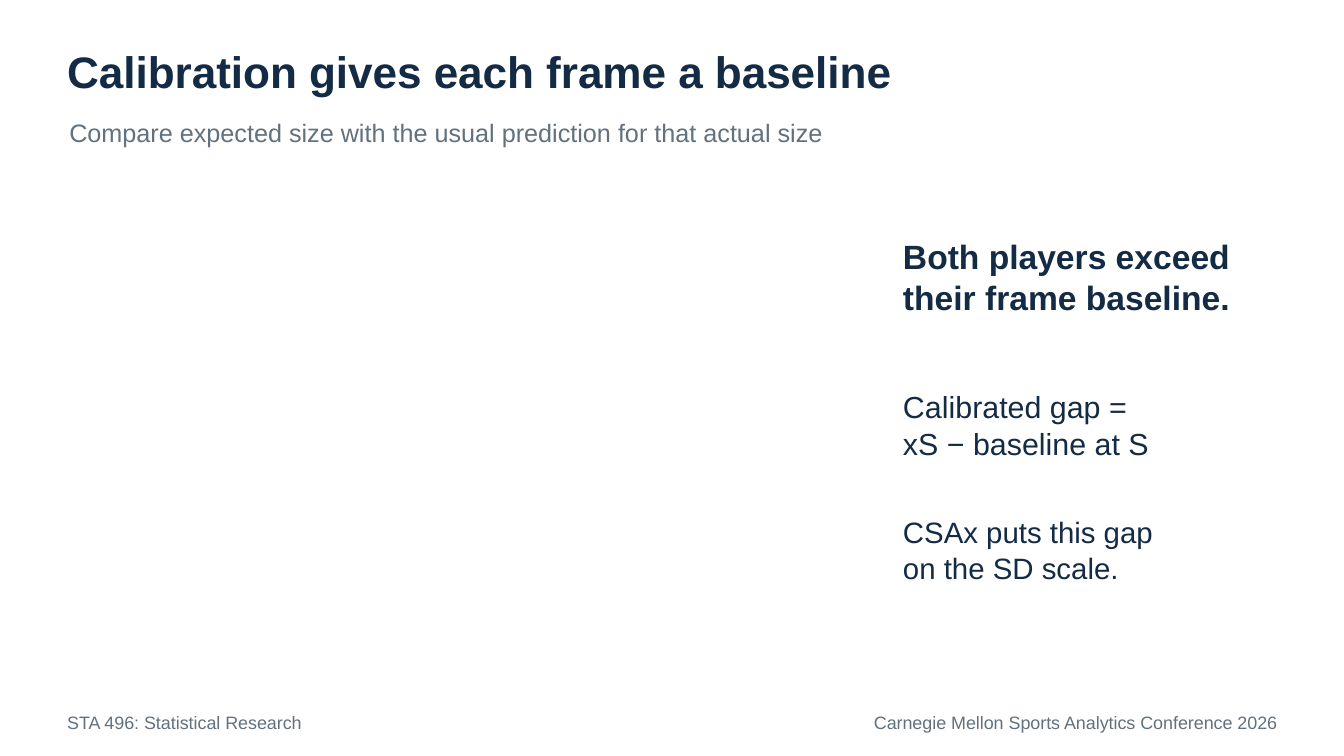
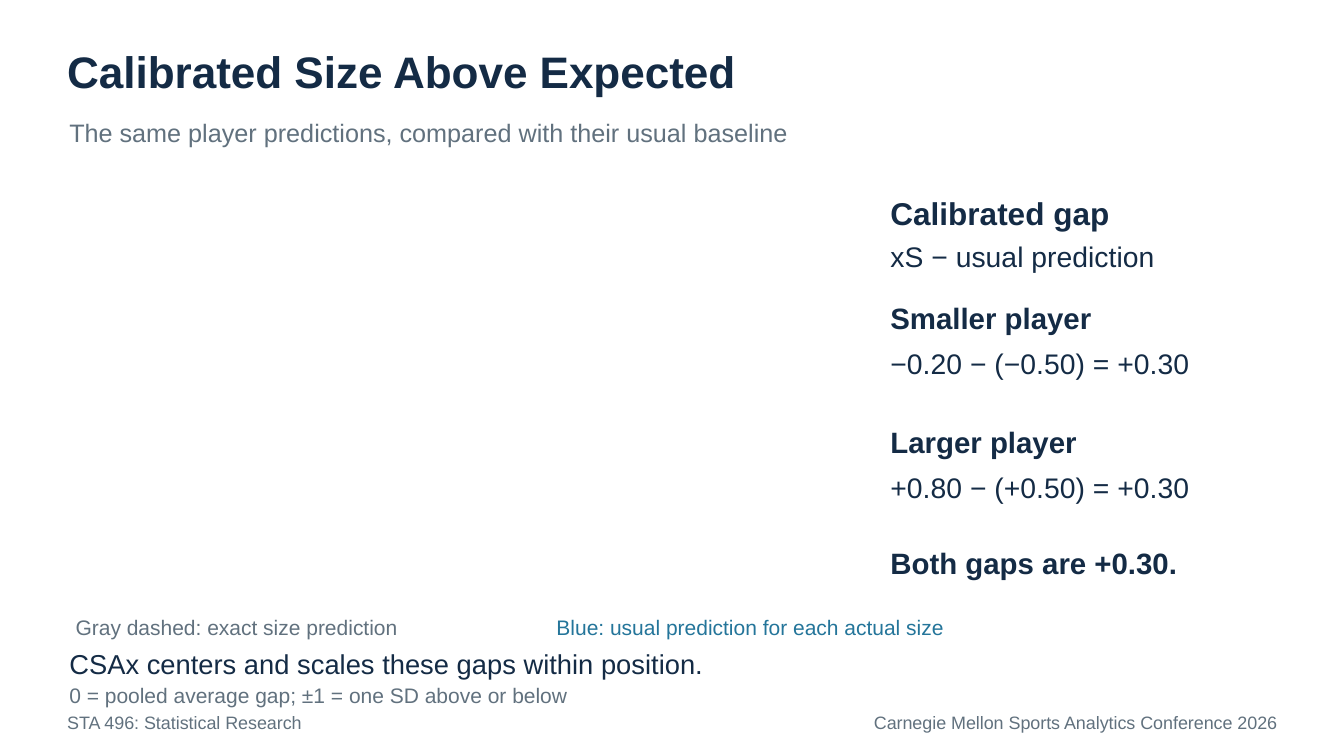
Before and after one commit to RentoSaijo/CSAx_STA496, a slide deck: slide 18 of reports/presentation.pptx. Drawn at 1344x756 pixels with LibreOffice and Linux fonts; fonts in the diff are those of the drawing. Boxes give left, top, right and bottom in pixels: in the first picture for what was removed or moved away, otherwise in the second. Text is boxed around its words. In the diff, an @@ line names an element or a change of style, - is before the commit and + after.

Commit message:
Clarify calibration examples

```diff
--- a/reports/presentation.pptx
+++ b/reports/presentation.pptx
@@ text at <box>67,56,736,96</box>: text changed @@
-Calibration gives each frame a baseline
+Calibrated Size Above Expected
@@ text at <box>69,124,788,147</box>: text changed @@
-Compare expected size with the usual prediction for that actual size
+The same player predictions, compared with their usual baseline
@@ text added at <box>890,202,1109,231</box>, 22.5 pt, text #142B45, bold @@
+Calibrated gap
@@ text added at <box>890,246,1154,273</box>, 20.2 pt, text #142B45 @@
+xS − usual prediction
@@ text removed at <box>903,244,1230,311</box> @@
-Both players exceed
-their frame baseline.
@@ text added at <box>890,307,1092,335</box>, 21 pt, text #142B45, bold @@
+Smaller player
@@ text added at <box>890,353,1189,380</box>, 20.2 pt, text #142B45 @@
+−0.20 − (−0.50) = +0.30
@@ text removed at <box>903,396,1148,456</box> @@
-Calibrated gap =
-xS − baseline at S
@@ text added at <box>890,431,1077,459</box>, 21 pt, text #142B45, bold @@
+Larger player
@@ text added at <box>890,477,1189,504</box>, 20.2 pt, text #142B45 @@
++0.80 − (+0.50) = +0.30
@@ text removed at <box>903,521,1153,580</box> @@
-CSAx puts this gap
-on the SD scale.
@@ text added at <box>890,552,1176,580</box>, 21 pt, text #142B45, bold @@
+Both gaps are +0.30.
@@ text added at <box>76,620,397,639</box>, 15 pt, text #61717E @@
+Gray dashed: exact size prediction
@@ text added at <box>556,619,943,639</box>, 15 pt, text #24759A @@
+Blue: usual prediction for each actual size
@@ text added at <box>69,654,703,678</box>, 19.5 pt, text #142B45 @@
+CSAx centers and scales these gaps within position.
@@ text added at <box>69,688,567,707</box>, 15 pt, text #61717E @@
+0 = pooled average gap; ±1 = one SD above or below
```
Also in this commit, not shown: 1 other slide changed.
